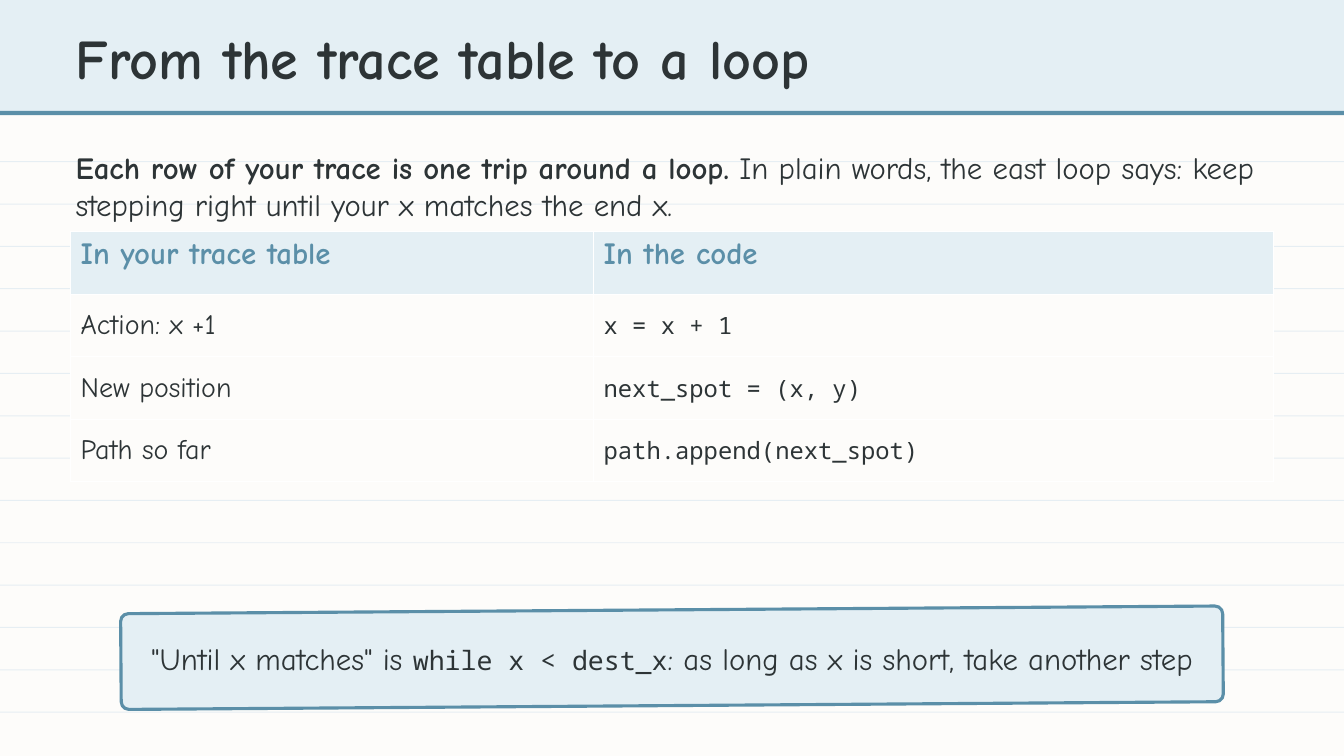
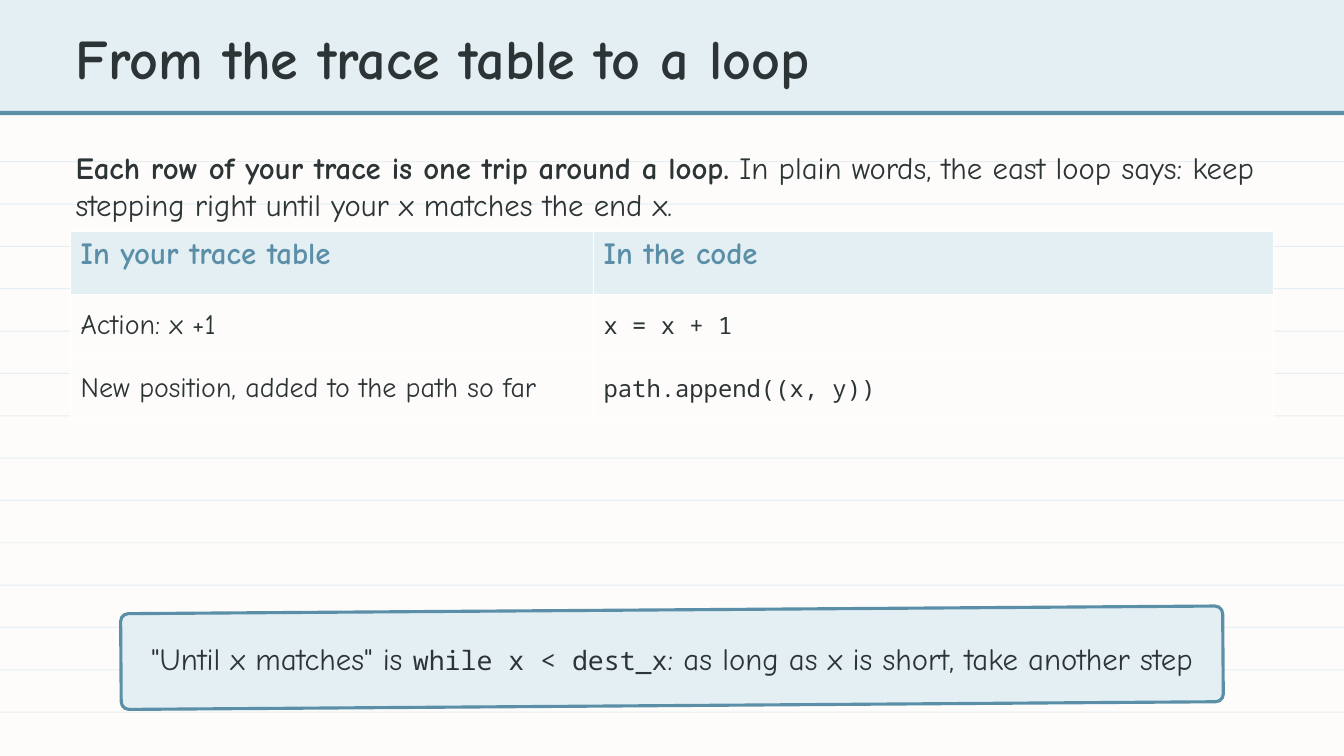
Before and after one commit to bradamiller/LearningPython, a slide deck: slide 12 of static/slides/module-04-manhattan/module-4-lesson-04-the-manhattan-algorithm.pptx. Drawn at 1344x756 pixels with LibreOffice and Linux fonts; fonts in the diff are those of the drawing. Boxes give left, top, right and bottom in pixels: in the first picture for what was removed or moved away, otherwise in the second. Text is boxed around its words. In the diff, an @@ line names an element or a change of style, - is before the commit and + after.

```diff
--- a/static/slides/module-04-manhattan/module-4-lesson-04-the-manhattan-algorithm.pptx
+++ b/static/slides/module-04-manhattan/module-4-lesson-04-the-manhattan-algorithm.pptx
@@ table at [71,232,1273,419] @@
-row 3: New position | next_spot = (x, y)
-row 4: Path so far | path.append(next_spot)
+row 3: New position, added to the path so far | path.append((x, y))
```
Also in this commit, not shown: 7 other slides changed, 2 slides added, 28 other files.
